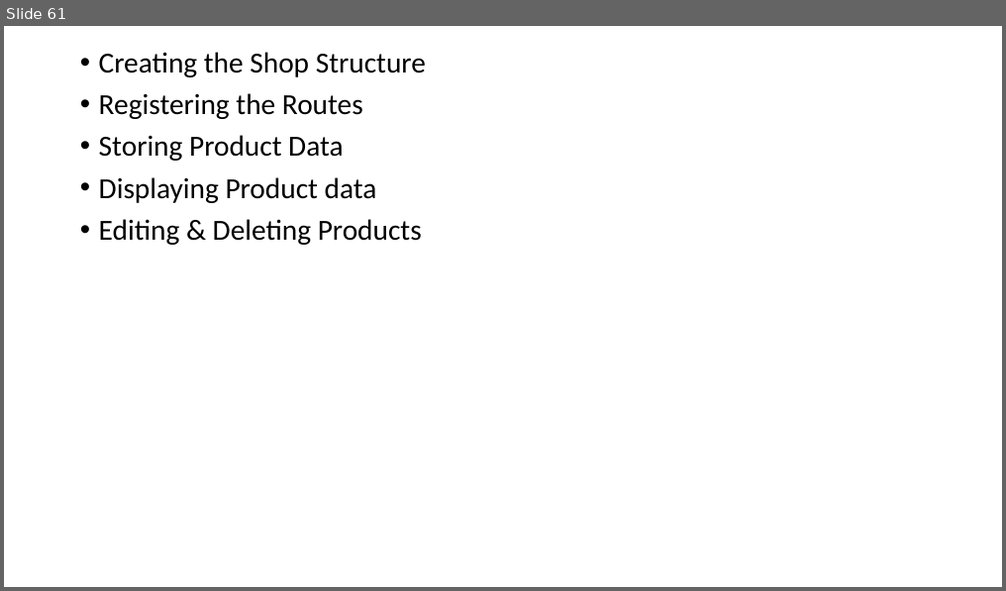
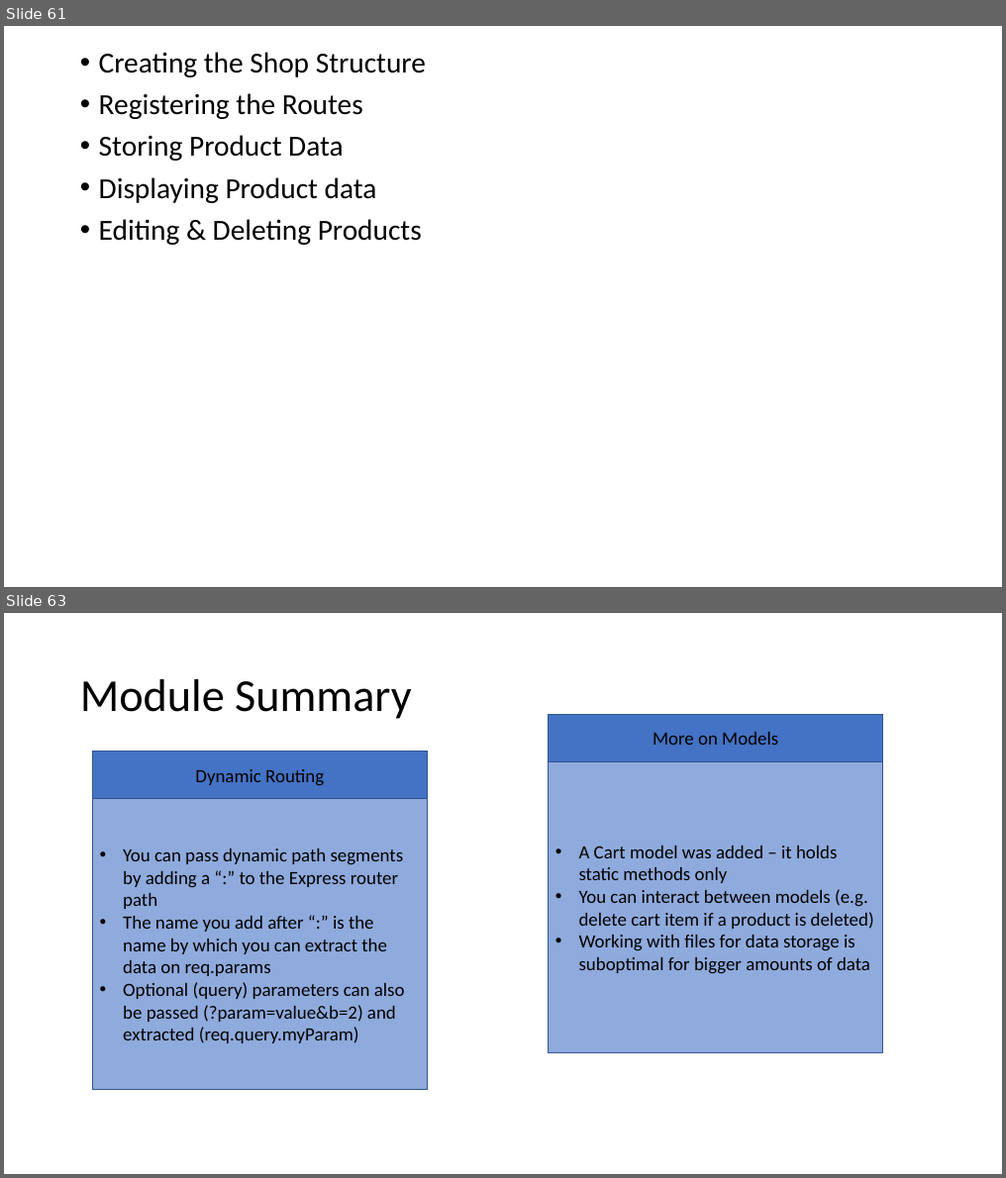
Before and after one commit to PiyushChaturvedii/Batch04, a slide deck: What is Node.pptx. Shown one above the other, each under a label of ours: slide 61 before the commit, slides 61 and 63 after it; the slides between them are not shown. The pictures are 1006x591 and 1006x1178 pixels, drawn with LibreOffice and Linux fonts; fonts in the diff are those of the drawing. Boxes give left, top, right and bottom in pixels: in the first picture for what was removed or moved away, otherwise in the second. Text is boxed around its words. In the diff, an @@ line names an element or a change of style, - is before the commit and + after.

```diff
--- a/What is Node.pptx
+++ b/What is Node.pptx
@@ slide 63 added at (4,613,1002,1174), background #FFFFFF @@
@@ title added at (80,679,411,719), 44 pt, text #000000 @@
+Module Summary
@@ rectangle added at (548,715,884,761), fill #4472C4, outline #325491 1 pt, 18 pt, text #000000 @@
+More on Models
@@ rectangle added at (92,752,428,799), fill #4472C4, outline #325491 1 pt, 18 pt, text #000000 @@
+Dynamic Routing
@@ rectangle added at (548,761,884,1054), fill #8FAADC, outline #325491 1 pt, 18 pt, text #000000 @@
+• A Cart model was added – it holds static methods only
+• You can interact between models (e.g. delete cart item if a product is deleted)
+• Working with files for data storage is suboptimal for bigger amounts of data
@@ rectangle added at (92,799,428,1090), fill #8FAADC, outline #325491 1 pt, 18 pt, text #000000 @@
+• You can pass dynamic path segments by adding a “:” to the Express router path
+• The name you add after “:” is the name by which you can extract the data on req.params
+• Optional (query) parameters can also be passed (?param=value&b=2) and extracted (req.query.myParam)
```
Also in this commit, not shown: 1 slide changed, 30 other files.
